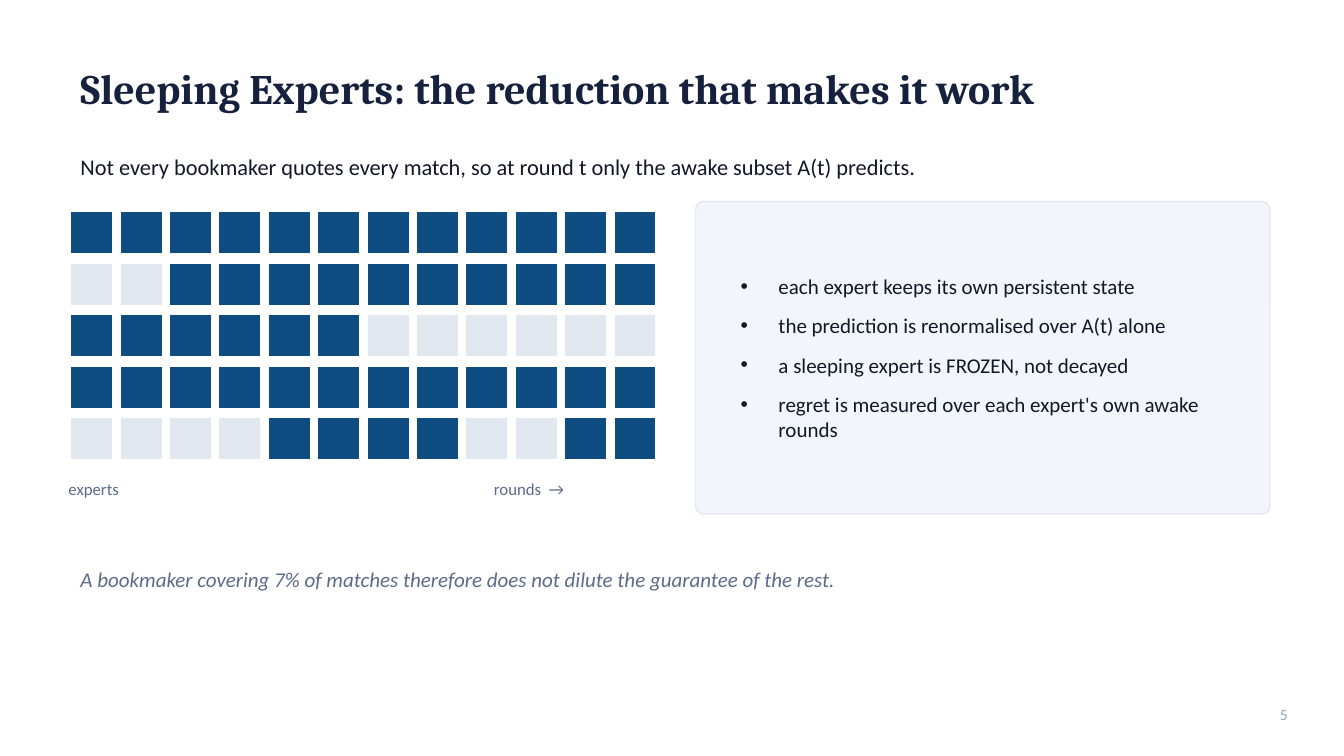
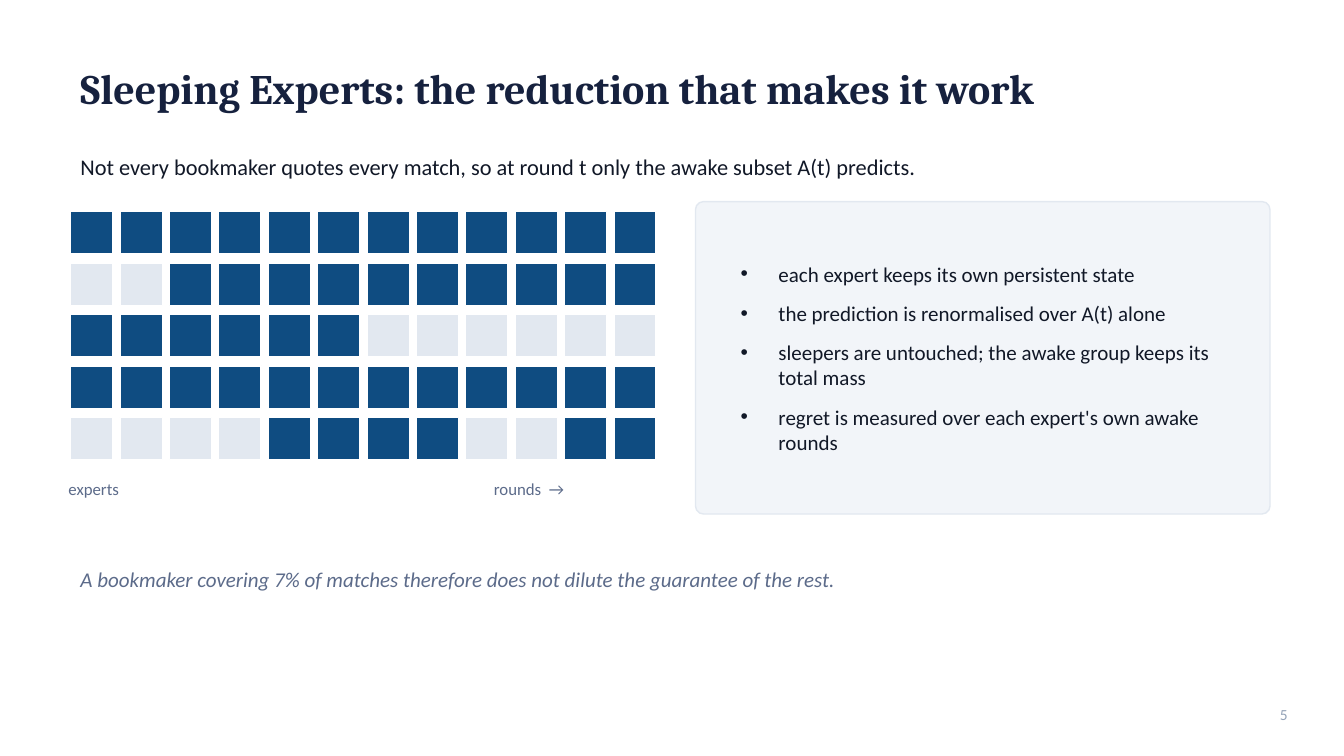
Before and after one commit to stefanos212/online-learning-betting-odds, a slide deck: slide 5 of docs/defense_presentation_short.pptx. Drawn at 1344x756 pixels with LibreOffice and Linux fonts; fonts in the diff are those of the drawing. Boxes give left, top, right and bottom in pixels: in the first picture for what was removed or moved away, otherwise in the second. Text is boxed around its words. In the diff, an @@ line names an element or a change of style, - is before the commit and + after.

```diff
--- a/docs/defense_presentation_short.pptx
+++ b/docs/defense_presentation_short.pptx
@@ text at (778,345,1209,385): text changed @@
-• a sleeping expert is FROZEN, not decayed
+• sleepers are untouched; the awake group keeps its total mass
```
Also in this commit, not shown: 11 other slides changed, 1 slide added, 1 other file.
